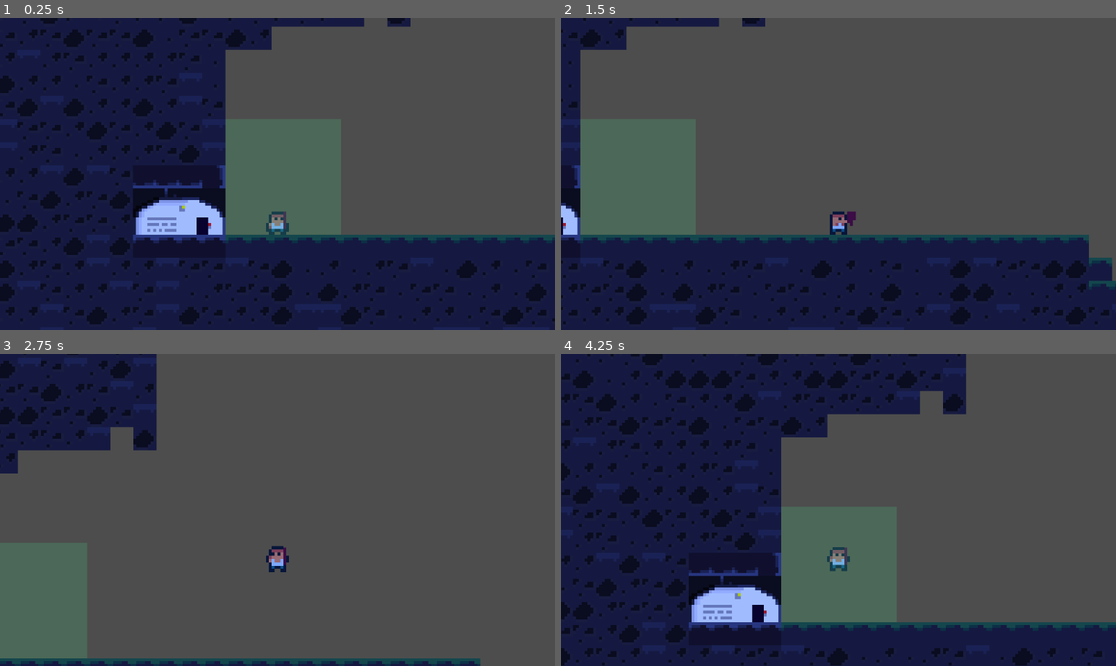
Above: before the commit, frames 1-4 (two rows, left to right).
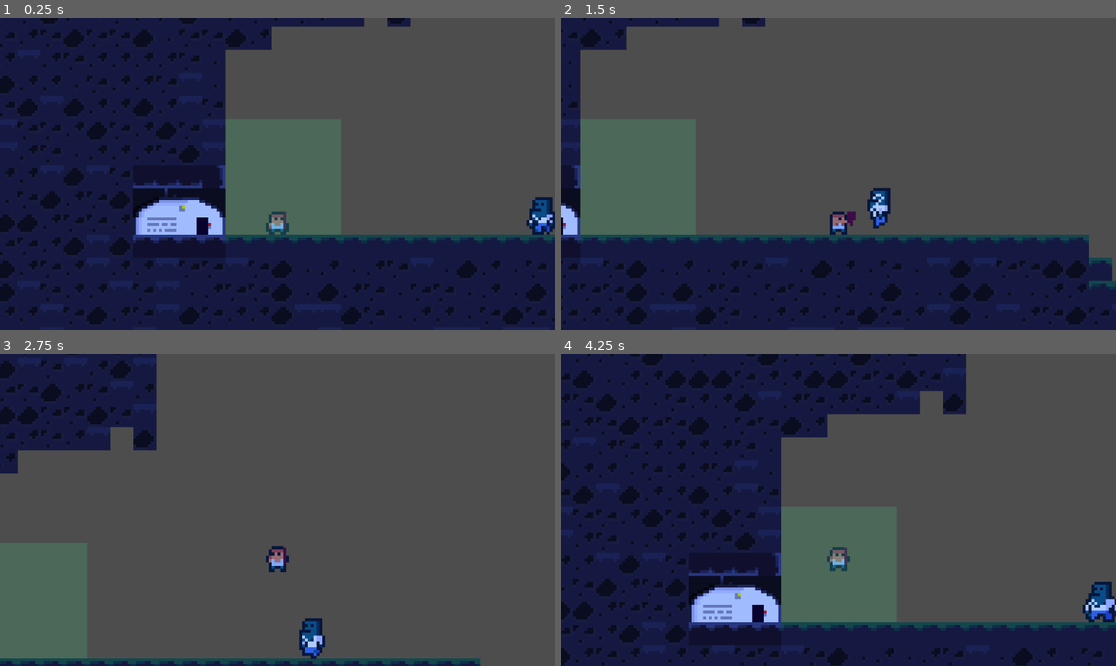
Above: after the commit, the same moments.

Repository: OllieBlomfield/zombie_game
Game: Godot game, scene res://scenes/levels/level_1.tscn
Same seed, same stepped clock (60 frames per second), same inputs: the game is played once before the commit and once after it. The engine's default icon, where the game draws it, is replaced by a stand-in: a white triangle on a blue panel in a dark square.
Inputs:
- Up to frame 1 (0.25 s): no input
- Up to frame 2 (1.5 s): hold Space (jump) 0.53-1.28 s; hold D (right) from 0.53 s (still down); tap M (attack) at 1.35 s
- Up to frame 3 (2.75 s): tap Space (jump) at 1.52, 1.55, 1.82 s; release D (right) at 2.03 s; hold A (left) from 2.03 s (still down); hold Space (jump) from 2.03 s (still down)
- Up to frame 4 (4.25 s): release A (left) at 2.78 s; release Space (jump) at 2.78 s; hold D (right) from 2.78 s (still down); tap M (attack) at 2.85 s; tap Space (jump) at 3.02, 3.05, 3.32 s; hold Space (jump) from 3.53 s (still down); tap G (debug) at 4.15 s

The runs differ from the first frame. In frame 1, 0.5% of the frame differs, in the area x 94-100%, y 57-70%; in frame 2, 0.4%; in frame 3, 0.5%; in frame 4, 0.6%, in the area x 93-100%, y 73-86%.

Commit message:
added tank zombie and fixed positioning of damage labels

Diff:
--- a/components/health.gd
+++ b/components/health.gd
@@ -27,7 +27,7 @@
 
 func set_health(value: int) -> void:
 	current_health = clamp(value, 0, max_health)
-	if current_health == 0:
+	if current_health <= 0:
 		health_depleted.emit()
 
 func set_immortality(value: bool) -> void:
--- a/scenes/levels/level_1.tscn
+++ b/scenes/levels/level_1.tscn
@@ -8,6 +8,7 @@
 [ext_resource type="PackedScene" uid="uid://berr8kutkdow4" path="res://scenes/objects/key_item.tscn" id="6_s8va5"]
 [ext_resource type="PackedScene" uid="uid://dk7ovbqn0vufj" path="res://scenes/objects/jump_node.tscn" id="7_dga24"]
 [ext_resource type="PackedScene" uid="uid://dbucj1jn3la5f" path="res://scenes/objects/drop_node.tscn" id="7_s8va5"]
+[ext_resource type="PackedScene" uid="uid://t62muxfho6v5" path="res://scenes/objects/tank_zombie.tscn" id="9_dga24"]
 
 [sub_resource type="TileSetAtlasSource" id="TileSetAtlasSource_6iamk"]
 texture = ExtResource("1_6iamk")
@@ -12604,3 +12605,7 @@
 
 [node name="JumpNode3" parent="JumpNodes" unique_id=1407727897 instance=ExtResource("7_dga24")]
 position = Vector2(949, -45)
+
+[node name="TankZombie" parent="." unique_id=1844717594 instance=ExtResource("9_dga24")]
+position = Vector2(-129, -39)
+collision_layer = 0
--- /dev/null
+++ b/scenes/objects/tank_zombie.tscn
@@ -0,0 +1,191 @@
+[gd_scene format=3 uid="uid://t62muxfho6v5"]
+
+[ext_resource type="Script" uid="uid://c3vd3j8w8ginx" path="res://scripts/objects/zombie.gd" id="1_q43cu"]
+[ext_resource type="Shader" uid="uid://hyty3ti1voqp" path="res://shaders/flash.gdshader" id="2_rvy5v"]
+[ext_resource type="Texture2D" uid="uid://c3uimqytrq8r0" path="res://graphics/enemies/tank_zombie.png" id="3_aue2k"]
+[ext_resource type="Script" uid="uid://bcrt8c45areik" path="res://components/health.gd" id="4_kpwv2"]
+[ext_resource type="Script" uid="uid://clpibth8iopnl" path="res://components/hitbox.gd" id="5_jkts3"]
+[ext_resource type="Script" uid="uid://bwjbhslyjufr3" path="res://components/hurtbox.gd" id="6_b5fqp"]
+
+[sub_resource type="ShaderMaterial" id="ShaderMaterial_atslc"]
+shader = ExtResource("2_rvy5v")
+shader_parameter/flash_color = Color(1, 1, 1, 1)
+
+[sub_resource type="AtlasTexture" id="AtlasTexture_084vx"]
+atlas = ExtResource("3_aue2k")
+region = Rect2(0, 14, 13, 14)
+
+[sub_resource type="AtlasTexture" id="AtlasTexture_016er"]
+atlas = ExtResource("3_aue2k")
+region = Rect2(13, 14, 13, 14)
+
+[sub_resource type="AtlasTexture" id="AtlasTexture_12m7w"]
+atlas = ExtResource("3_aue2k")
+region = Rect2(26, 14, 13, 14)
+
+[sub_resource type="AtlasTexture" id="AtlasTexture_3r6iy"]
+atlas = ExtResource("3_aue2k")
+region = Rect2(39, 14, 13, 14)
+
+[sub_resource type="AtlasTexture" id="AtlasTexture_1145e"]
+atlas = ExtResource("3_aue2k")
+region = Rect2(0, 0, 13, 14)
+
+[sub_resource type="AtlasTexture" id="AtlasTexture_p2glb"]
+atlas = ExtResource("3_aue2k")
+region = Rect2(13, 0, 13, 14)
+
+[sub_resource type="AtlasTexture" id="AtlasTexture_pccdy"]
+atlas = ExtResource("3_aue2k")
+region = Rect2(26, 0, 13, 14)
+
+[sub_resource type="AtlasTexture" id="AtlasTexture_0f0he"]
+atlas = ExtResource("3_aue2k")
+region = Rect2(39, 0, 13, 14)
+
+[sub_resource type="AtlasTexture" id="AtlasTexture_iuxy1"]
+atlas = ExtResource("3_aue2k")
+region = Rect2(52, 0, 13, 14)
+
+[sub_resource type="AtlasTexture" id="AtlasTexture_w5d0v"]
+atlas = ExtResource("3_aue2k")
+region = Rect2(65, 0, 13, 14)
+
+[sub_resource type="AtlasTexture" id="AtlasTexture_ochql"]
+atlas = ExtResource("3_aue2k")
+region = Rect2(78, 0, 13, 14)
+
+[sub_resource type="AtlasTexture" id="AtlasTexture_wrab8"]
+atlas = ExtResource("3_aue2k")
+region = Rect2(91, 0, 13, 14)
+
+[sub_resource type="SpriteFrames" id="SpriteFrames_erqut"]
+animations = [{
+"frames": [{
+"duration": 1.0,
+"texture": SubResource("AtlasTexture_084vx")
+}, {
+"duration": 1.0,
+"texture": SubResource("AtlasTexture_016er")
+}, {
+"duration": 1.0,
+"texture": SubResource("AtlasTexture_12m7w")
+}, {
+"duration": 1.0,
+"texture": SubResource("AtlasTexture_3r6iy")
+}],
+"loop": false,
+"name": &"death",
+"speed": 10.0
+}, {
+"frames": [{
+"duration": 1.0,
+"texture": SubResource("AtlasTexture_1145e")
+}, {
+"duration": 1.0,
+"texture": SubResource("AtlasTexture_p2glb")
+}, {
+"duration": 1.0,
+"texture": SubResource("AtlasTexture_pccdy")
+}, {
+"duration": 1.0,
+"texture": SubResource("AtlasTexture_0f0he")
+}, {
+"duration": 1.0,
+"texture": SubResource("AtlasTexture_iuxy1")
+}, {
+"duration": 1.0,
+"texture": SubResource("AtlasTexture_w5d0v")
+}, {
+"duration": 1.0,
+"texture": SubResource("AtlasTexture_ochql")
+}, {
+"duration": 1.0,
+"texture": SubResource("AtlasTexture_wrab8")
+}],
+"loop": true,
+"name": &"move",
+"speed": 4.0
+}]
+
+[sub_resource type="CircleShape2D" id="CircleShape2D_hky68"]
+radius = 9.24641
+
+[sub_resource type="CircleShape2D" id="CircleShape2D_jmuqh"]
+radius = 10.688664
+
+[sub_resource type="RectangleShape2D" id="RectangleShape2D_q43cu"]
+size = Vector2(13, 13.8)
+
+[sub_resource type="CircleShape2D" id="CircleShape2D_gy46e"]
+radius = 11.812312
+
+[node name="TankZombie" type="CharacterBody2D" unique_id=1844717594 node_paths=PackedStringArray("health", "hitbox", "hurtbox")]
+collision_layer = 2
+collision_mask = 4
+script = ExtResource("1_q43cu")
+health = NodePath("Health")
+hitbox = NodePath("HitBox")
+hurtbox = NodePath("HurtBox")
+speed = 12.0
+jump_velocity = -200.0
+acceleration = 1.2
+metadata/_custom_type_script = "uid://c3vd3j8w8ginx"
+
+[node name="AnimatedSprite2D" type="AnimatedSprite2D" parent="." unique_id=451278756]
+material = SubResource("ShaderMaterial_atslc")
+position = Vector2(0, -1)
+sprite_frames = SubResource("SpriteFrames_erqut")
+animation = &"move"
+
+[node name="Health" type="Node" parent="." unique_id=1928973991]
+script = ExtResource("4_kpwv2")
+max_health = 15
+immortality_time = 0.01
+metadata/_custom_type_script = "uid://bcrt8c45areik"
+
+[node name="HitBox" type="Area2D" parent="." unique_id=1859903864]
+visible = false
+scale = Vector2(0.7570505, 0.7570505)
+collision_layer = 2
+collision_mask = 0
+script = ExtResource("5_jkts3")
+damage = 1
+hitbox_name = "Zombie"
+metadata/_custom_type_script = "uid://clpibth8iopnl"
+
+[node name="CollisionShape2D" type="CollisionShape2D" parent="HitBox" unique_id=521635551]
+position = Vector2(0, 1.3209158)
+shape = SubResource("CircleShape2D_hky68")
+debug_color = Color(0.24129903, 0.54600394, 0.871758, 0.41960785)
+
+[node name="HurtBox" type="Area2D" parent="." unique_id=1722003808 node_paths=PackedStringArray("health")]
+visible = false
+scale = Vector2(0.7484565, 0.7484565)
+collision_layer = 2
+script = ExtResource("6_b5fqp")
+health = NodePath("../Health")
+hurtbox_name = "Zombie"
+metadata/_custom_type_script = "uid://bwjbhslyjufr3"
+
+[node name="CollisionShape2D" type="CollisionShape2D" parent="HurtBox" unique_id=79805504]
+shape = SubResource("CircleShape2D_jmuqh")
+debug_color = Color(0.83817405, 0.36629915, 0.3307443, 0.41960785)
+
+[node name="CollisionShape2D" type="CollisionShape2D" parent="." unique_id=1101769446]
+position = Vector2(0, -1)
+shape = SubResource("RectangleShape2D_q43cu")
+debug_color = Color(0.08396467, 0.6295384, 0.459252, 0.41960785)
+
+[node name="WallDetector" type="RayCast2D" parent="." unique_id=43437991]
+target_position = Vector2(23, 0)
+collision_mask = 4
+
+[node name="ZoneDetector" type="Area2D" parent="." unique_id=1200687626]
+visible = false
+scale = Vector2(1.0158892, 1.0158892)
+collision_layer = 8
+collision_mask = 8
+
+[node name="CollisionShape2D" type="CollisionShape2D" parent="ZoneDetector" unique_id=2089434431]
+shape = SubResource("CircleShape2D_gy46e")
--- a/scenes/objects/wave_spawner.tscn
+++ b/scenes/objects/wave_spawner.tscn
@@ -2,8 +2,9 @@
 
 [ext_resource type="Script" uid="uid://bjxyymtah340t" path="res://scripts/objects/wave_spawner.gd" id="1_minw8"]
 [ext_resource type="PackedScene" uid="uid://fthck4igf32o" path="res://scenes/objects/zombie.tscn" id="2_horpt"]
+[ext_resource type="PackedScene" uid="uid://t62muxfho6v5" path="res://scenes/objects/tank_zombie.tscn" id="3_tbv76"]
 
 [node name="WaveSpawner" type="Node2D" unique_id=1270486080]
 script = ExtResource("1_minw8")
 dude = ExtResource("2_horpt")
-enemy_list = Array[PackedScene]([ExtResource("2_horpt")])
+enemy_list = Array[PackedScene]([ExtResource("2_horpt"), ExtResource("3_tbv76")])
--- a/scripts/objects/damage_label.gd
+++ b/scripts/objects/damage_label.gd
@@ -1,19 +1,32 @@
 extends Node2D
 class_name DamageLabel
 
-@export var effect_time: float = 2
+@export var effect_time: float = 1.2
 @export var label: Label
+
+@export var jump_velocity: float = -50
+@export var gravity: float = 120
+
+var velocity: Vector2 = Vector2.ZERO
 
 var _current_fade_time : float
 
 func _ready():
 	_current_fade_time = effect_time
+	velocity.y = jump_velocity
 
 func init(context: HitContext):
 	label.text = str(context.damage)
-	position.x += randf_range(-3,3)
+	velocity.x = randf_range(-5,5)
+	#position.x += randf_range(-3,3)
 
 func _process(delta: float) -> void:
-	position.y -= 10 * delta
+	velocity.y += gravity * delta
+
 	_current_fade_time -= delta
 	modulate.a = ease(_current_fade_time/effect_time,1.2)
+
+	position += velocity * delta
+
+	if _current_fade_time <= 0:
+		queue_free()
--- a/scripts/objects/zombie.gd
+++ b/scripts/objects/zombie.gd
@@ -101,7 +101,7 @@
 
 func _handle_animation() -> void:
 	var facing_direction: float = sign(player.global_position.x - global_position.x)
-	animated_sprite_2d.flip_h = (velocity.x < 0)
+	animated_sprite_2d.flip_h = (facing_direction < 0)
 	match state:
 		States.CHASING:
 			animated_sprite_2d.play("move")
--- a/scripts/weapons/mele_weapon.gd
+++ b/scripts/weapons/mele_weapon.gd
@@ -40,7 +40,7 @@
 	context.damage = damage
 	#context.hit_point =
 	context.direction = (hurtbox.global_position - global_position).normalized()
-	context.hit_point = global_position
+	context.hit_point = position
 	context.knockback = knockback
 	context.extra_y_knockback = extra_knockback_y
 	hurtbox.handle_hit(context)
Binary file added: graphics/enemies/tank_zombie.png
Not shown, added: graphics/enemies/tank_zombie.png.import
